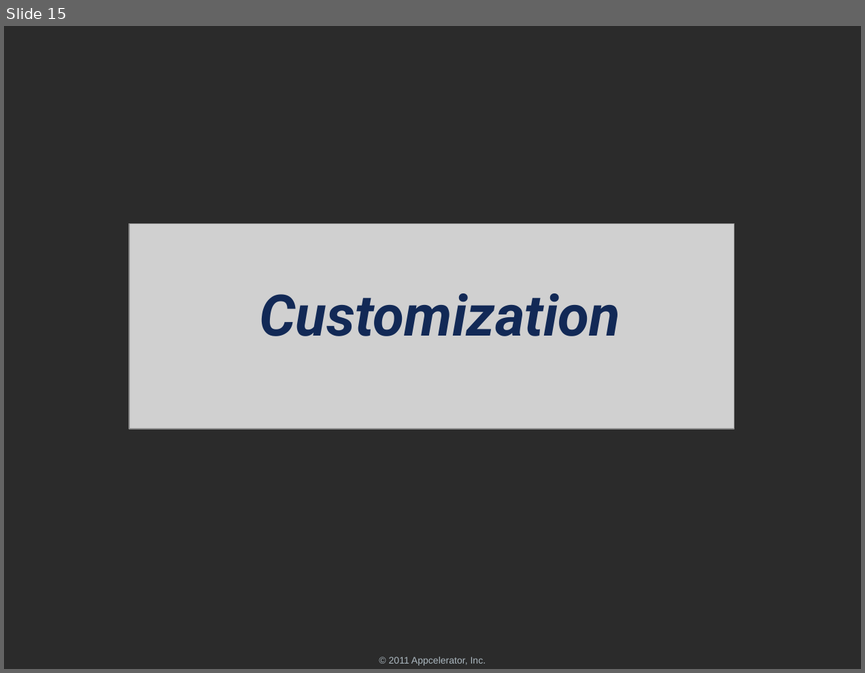
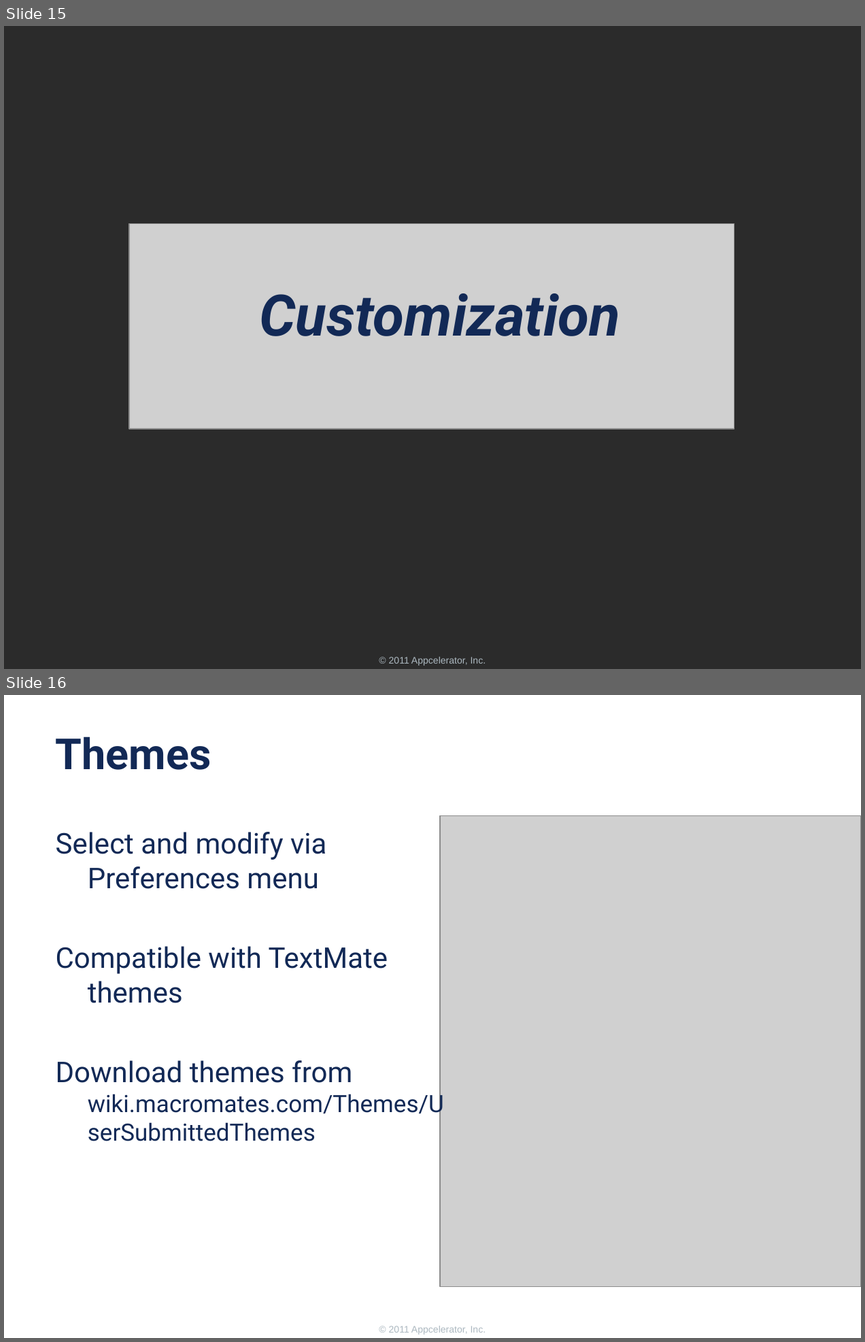
Before and after one commit to appcelerator-forks/appcelerator-training.tcmd_certification, a slide deck: 300/300.pptx. Shown one above the other, each under a label of ours: slide 15 before the commit, slides 15 and 16 after it. The pictures are 865x673 and 865x1342 pixels, drawn with LibreOffice and Linux fonts; fonts in the diff are those of the drawing; grey boxes stand for pictures; background and template pictures are left out; a plain dark background stands for a picture behind light text. Boxes give left, top, right and bottom in pixels: in the first picture for what was removed or moved away, otherwise in the second. Text is boxed around its words. In the diff, an @@ line names an element or a change of style, - is before the commit and + after.

```diff
--- a/300/300.pptx
+++ b/300/300.pptx
@@ slide 16 added at [4,695,861,1338], background #FFFFFF; not listed: 1 template element that a slide beside it also shows @@
@@ title added at [56,736,211,770], 36 pt, text #122956, bold @@
+Themes
@@ picture added at [440,816,861,1286] @@
@@ text added at [56,832,444,1117], 24 pt, text #122956 @@
+Select and modify via Preferences menu
+Compatible with TextMate themes
+Download themes from wiki.macromates.com/Themes/UserSubmittedThemes
```
Also in this commit, not shown: 1 slide changed, 4 other slides added, 2 slides removed, 1 other file.
